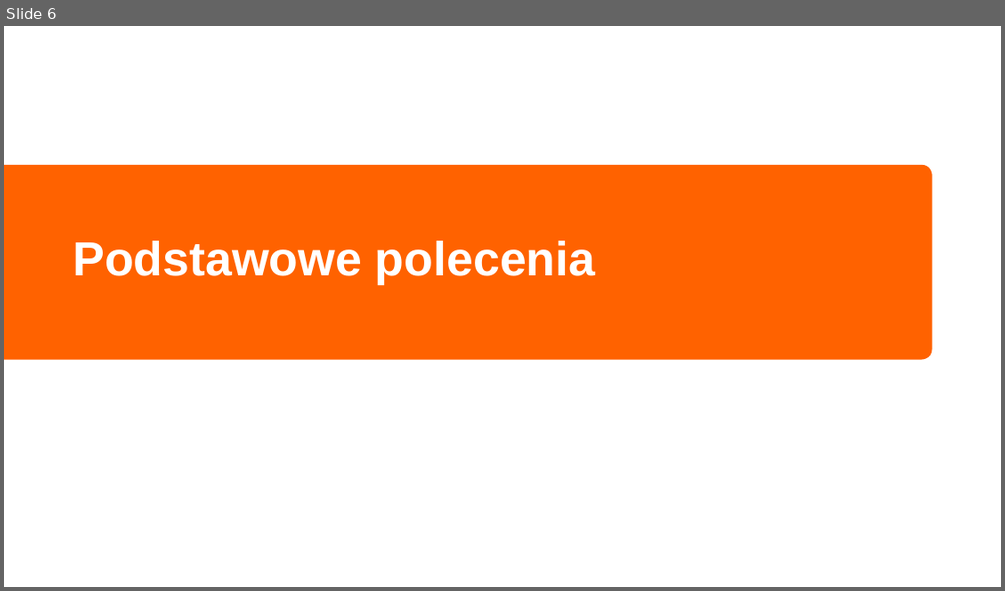
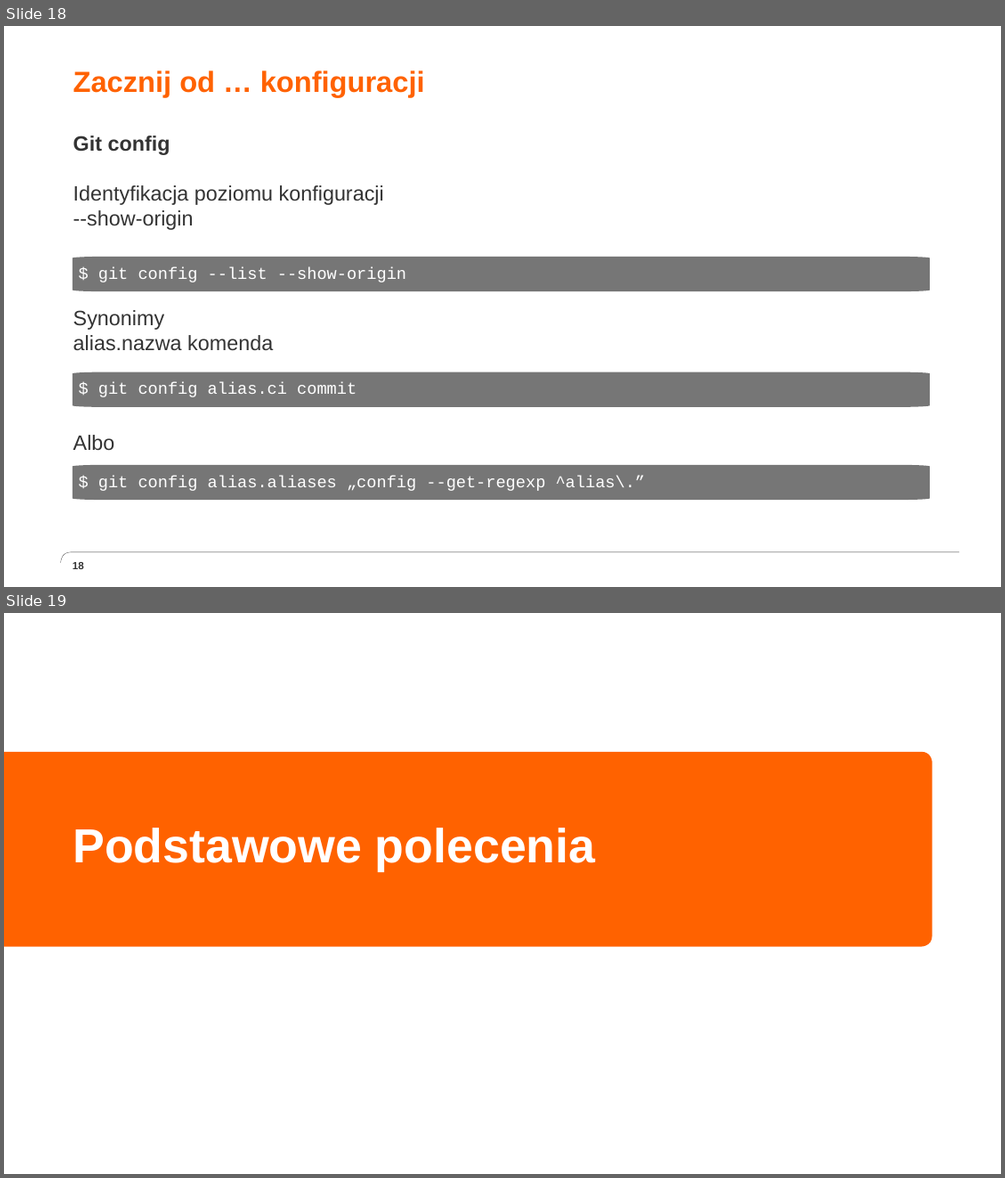
Before and after one commit to grazin/materialy, a slide deck: Programowanie użytkowe - Git.pptx. Shown one above the other, each under a label of ours: slide 6 before the commit, slides 18 and 19 after it. The pictures are 1005x591 and 1005x1178 pixels, drawn with LibreOffice and Linux fonts; fonts in the diff are those of the drawing; background and template pictures are left out. Boxes give left, top, right and bottom in pixels: in the first picture for what was removed or moved away, otherwise in the second. Text is boxed around its words. In the diff, an @@ line names an element or a change of style, - is before the commit and + after.

```diff
--- a/Programowanie użytkowe - Git.pptx
+++ b/Programowanie użytkowe - Git.pptx
@@ slide 18 added at box(4, 26, 1001, 587), background #FFFFFF @@
@@ title added at box(73, 70, 425, 97), 28 pt, text #FF6200, bold @@
+Zacznij od … konfiguracji
@@ text added at box(73, 135, 384, 450), 20 pt, text #333333 @@
+Git config
+Identyfikacja poziomu konfiguracji
+--show-origin
+Synonimy
+alias.nazwa komenda
+Albo
@@ freeform shape added at box(73, 257, 930, 291), fill #767676, 16 pt, text #FFFFFF @@
+$ git config --list --show-origin
@@ freeform shape added at box(73, 372, 930, 408), fill #767676, 16 pt, text #FFFFFF @@
+$ git config alias.ci commit
@@ freeform shape added at box(73, 465, 930, 500), fill #767676, 16 pt, text #FFFFFF @@
+$ git config alias.aliases „config --get-regexp ^alias\.”
@@ freeform shape added at box(61, 552, 960, 562), outline #333333 0.25 pt @@
@@ page number added at box(73, 562, 84, 569), 10 pt, text #333333, bold @@
+18
@@ what was slide 6 is now slide 19 @@
```
Also in this commit, not shown: 2 slides changed, 13 other slides added.
